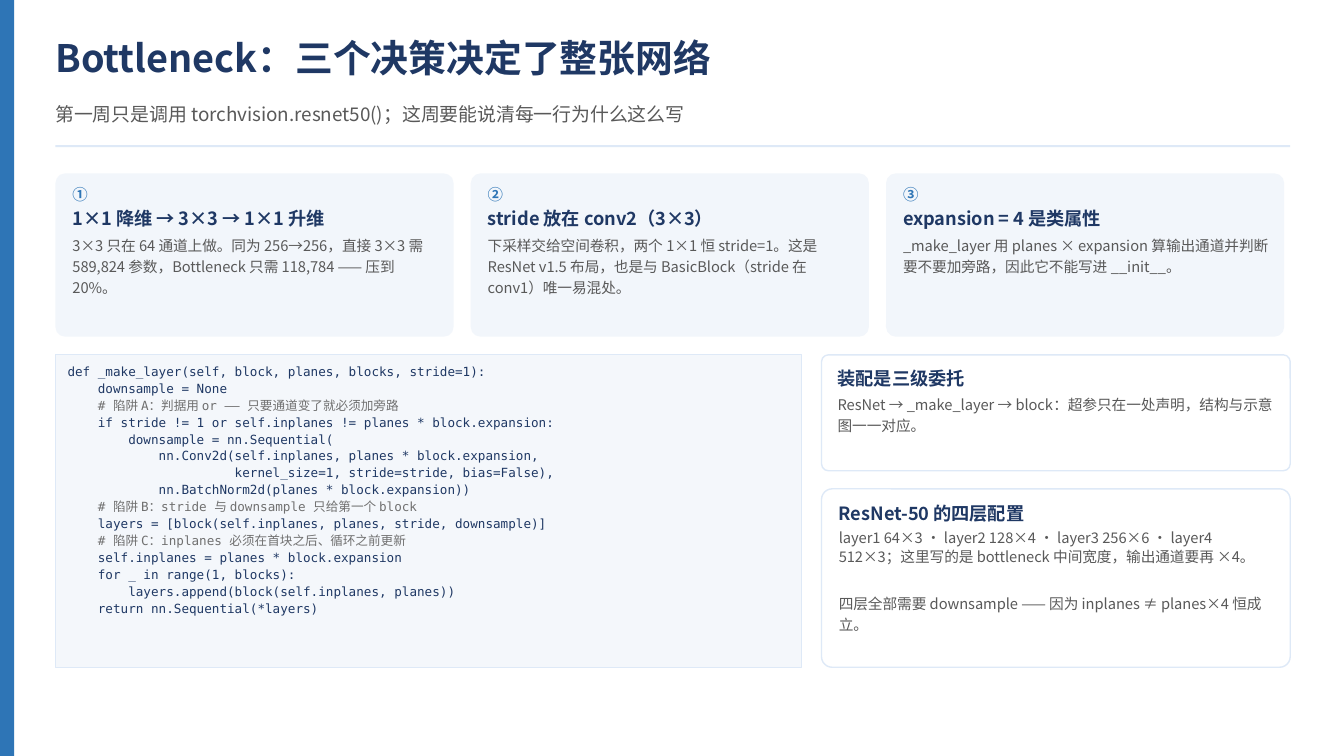
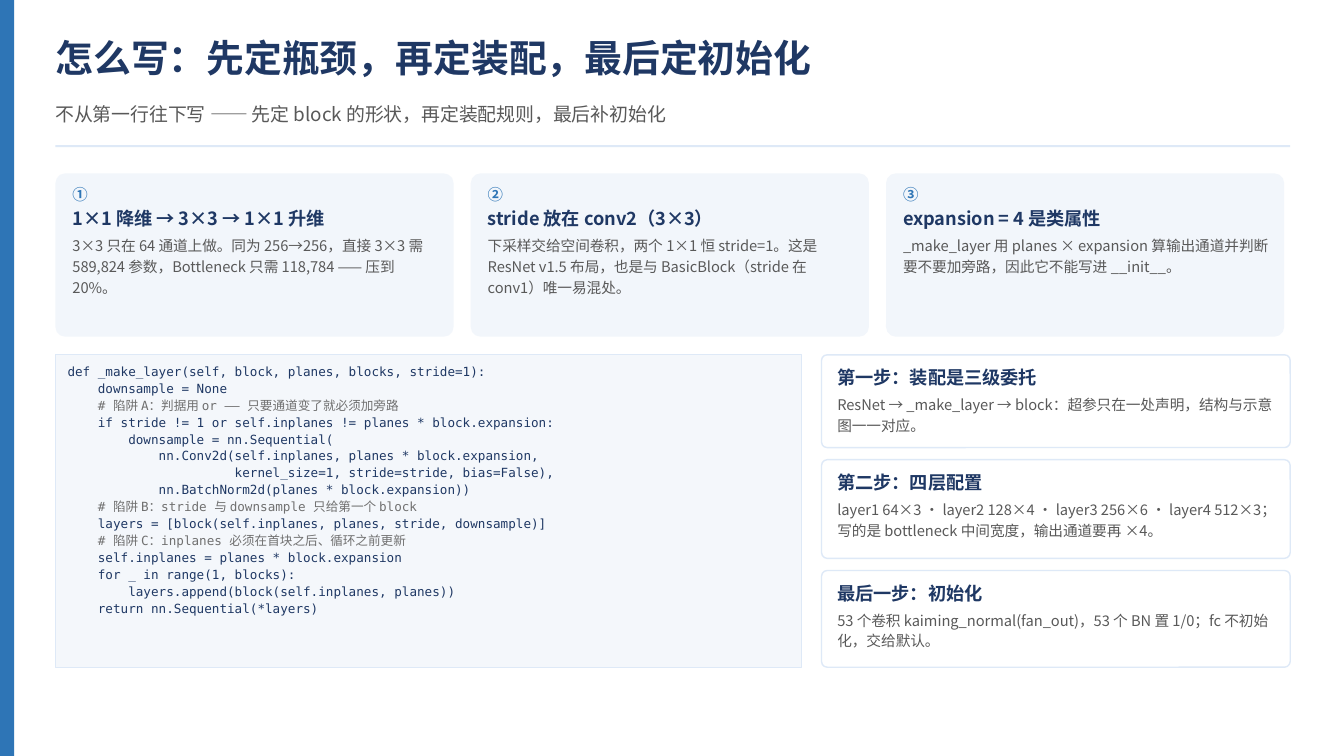
Before and after one commit to adddd392/study0, a slide deck: slide 4 of docs/第三周汇报.pptx. Drawn at 1344x756 pixels with LibreOffice and Linux fonts; fonts in the diff are those of the drawing. Boxes give left, top, right and bottom in pixels: in the first picture for what was removed or moved away, otherwise in the second. Text is boxed around its words. In the diff, an @@ line names an element or a change of style, - is before the commit and + after.

Commit message:
docs(report): 按评审意见修订第三周汇报
- P2 更名「本周兑现」，去掉上周计划列与达成列，改为方向 / 本周产出 /
  关键证据三列，只讲产出
- Part 1 重排为「怎么写 → 怎么验收 → 验收为什么分层」：P4 增补初始化
  为第三步，P5 改成验收口吻，P6 标题改为「验收为什么必须分层」
- P19 遗留问题收敛为两条：分割头算法未学习阅读、没有实际训练跑实验；
  去掉 BasicBlock、分类实验、PEP8 三项与扩展点代码块
- 下周计划改为：学习分割、目标检测实验、基准延伸到训练侧
- 同步修订讲稿的时间表、P2/P4/P6/P19 口播与预设问答

```diff
--- a/docs/第三周汇报.pptx
+++ b/docs/第三周汇报.pptx
@@ text at (55, 39, 811, 77): text changed @@
-Bottleneck：三个决策决定了整张网络
+怎么写：先定瓶颈，再定装配，最后定初始化
@@ text at (55, 105, 666, 123): text changed @@
-第一周只是调用 torchvision.resnet50()；这周要能说清每一行为什么这么写
+不从第一行往下写 —— 先定 block 的形状，再定装配规则，最后补初始化
@@ rounded rectangle "第一步：装配是三级委托": place and size @@
-rounded rectangle "第一步：装配是三级委托" at (822, 355, 1291, 471)
+rounded rectangle "第一步：装配是三级委托" at (822, 355, 1291, 448)
@@ text in rounded rectangle at (837, 368, 1037, 386): text changed @@
-装配是三级委托
+第一步：装配是三级委托
@@ rounded rectangle "第二步：四层配置": place and size @@
-rounded rectangle "第二步：四层配置" at (822, 489, 1291, 667)
+rounded rectangle "第二步：四层配置" at (822, 460, 1291, 559)
@@ text in rounded rectangle at (837, 473, 1276, 538): text changed @@
-ResNet-50 的四层配置
-layer1 64×3 · layer2 128×4 · layer3 256×6 · layer4 512×3；这里写的是 bottleneck 中间宽度，输出通道要再 ×4。
-四层全部需要 downsample —— 因为 inplanes ≠ planes×4 恒成立。
+第二步：四层配置
+layer1 64×3 · layer2 128×4 · layer3 256×6 · layer4 512×3；写的是 bottleneck 中间宽度，输出通道要再 ×4。
@@ rounded rectangle added at (822, 571, 1291, 667), fill #FFFFFF, outline #DEE9F7 1 pt, 10.5 pt, text #595959 @@
+最后一步：初始化
+53 个卷积 kaiming_normal(fan_out)，53 个 BN 置 1/0；fc 不初始化，交给默认。
```
Also in this commit, not shown: 3 other slides changed, 1 slide added, 1 slide removed, 1 other file.
